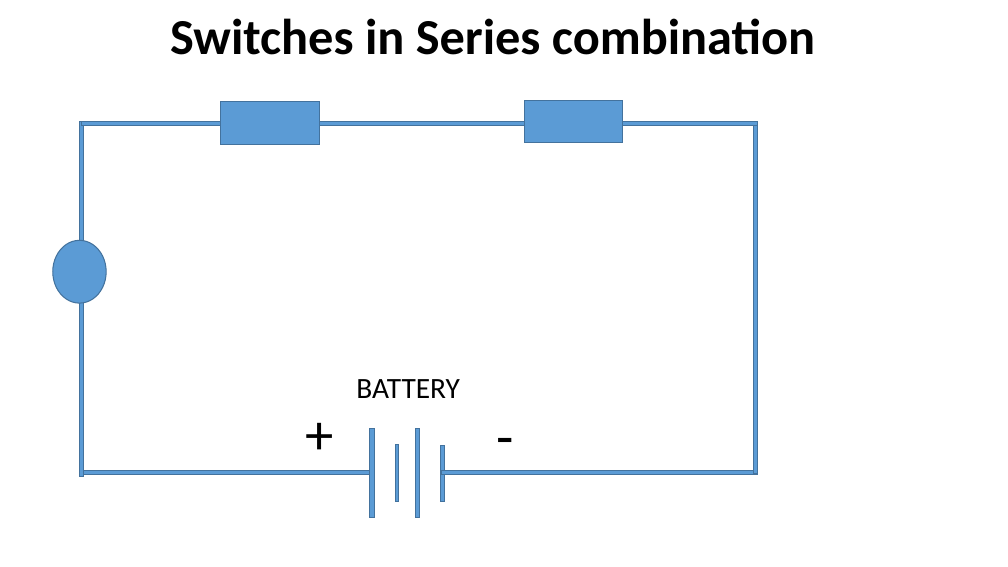
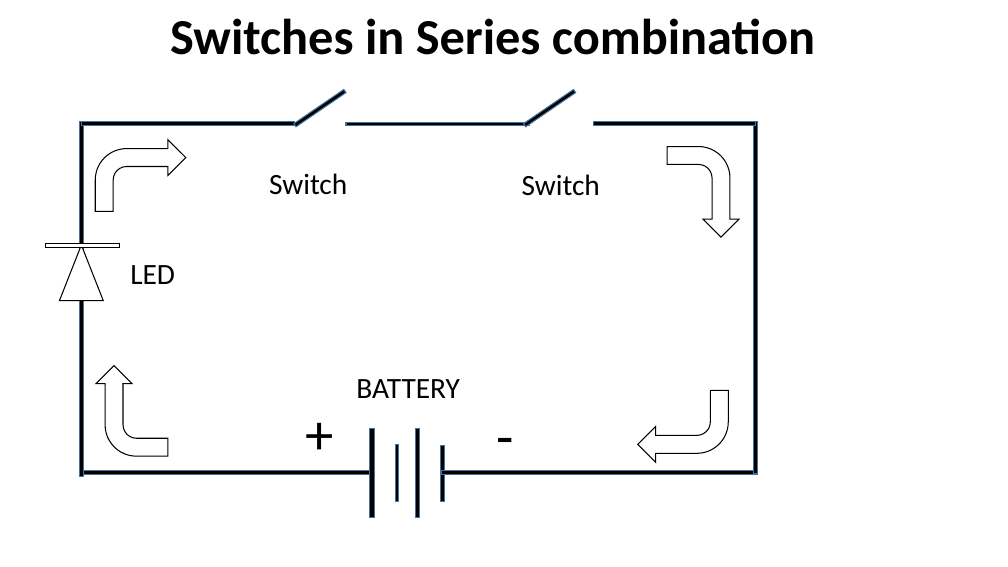
Before and after one commit to infocelab/embedded-projects, a slide deck: slide 6 of Documents/projects for schools.pptx. Drawn at 1008x567 pixels with LibreOffice and Linux fonts; fonts in the diff are those of the drawing. Boxes give left, top, right and bottom in pixels: in the first picture for what was removed or moved away, otherwise in the second. Text is boxed around its words. In the diff, an @@ line names an element or a change of style, - is before the commit and + after.

```diff
--- a/Documents/projects for schools.pptx
+++ b/Documents/projects for schools.pptx
@@ rectangle removed at <box>221,102,319,144</box> @@
@@ rectangle added at <box>294,90,346,127</box>, fill #000000, outline #43739E 1 pt @@
@@ rectangle added at <box>524,90,576,127</box>, fill #000000, outline #43739E 1 pt @@
@@ rectangle removed at <box>525,101,623,143</box> @@
@@ fill #5B9BD5 to #000000 in 9 elements at <box>369,428,375,518</box>, <box>395,444,399,502</box>, <box>416,428,419,518</box>, <box>440,446,444,502</box>, <box>442,471,757,475</box>, <box>753,122,757,474</box>, <box>79,122,83,476</box>, <box>82,471,370,475</box>, <box>82,122,295,126</box> @@
@@ rectangle: place and size @@
-rectangle at <box>82,122,758,126</box>
+rectangle at <box>82,122,295,126</box>
@@ bent arrow added at <box>95,140,186,212</box>, fill #FFFFFF, outline #000000 1 pt @@
@@ rectangle added at <box>346,123,530,126</box>, fill #000000, outline #43739E 1 pt @@
@@ rectangle added at <box>594,122,755,126</box>, fill #000000, outline #43739E 1 pt @@
@@ bent arrow added at <box>667,146,739,237</box>, fill #FFFFFF, outline #000000 1 pt @@
@@ text added at <box>269,173,347,195</box>, 28 pt, text #000000 @@
+Switch
@@ text added at <box>522,174,600,196</box>, 28 pt, text #000000 @@
+Switch
@@ rectangle added at <box>45,243,119,247</box>, fill #FFFFFF, outline #000000 1 pt @@
@@ ellipse removed at <box>53,240,107,303</box> @@
@@ triangle added at <box>60,245,104,301</box>, fill #FFFFFF, outline #000000 1 pt @@
@@ text added at <box>130,265,175,284</box>, 28 pt, text #000000 @@
+LED
@@ bent arrow added at <box>96,366,168,456</box>, fill #FFFFFF, outline #000000 1 pt @@
@@ bent arrow added at <box>638,391,729,463</box>, fill #FFFFFF, outline #000000 1 pt @@
```
Also in this commit, not shown: 7 other slides changed, 5 slides added, 1 slide removed.
